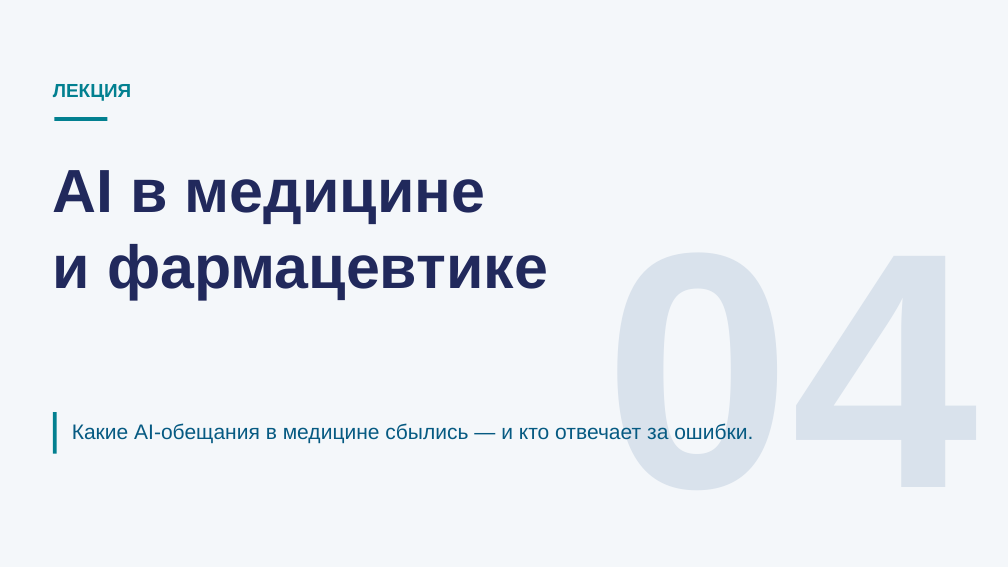
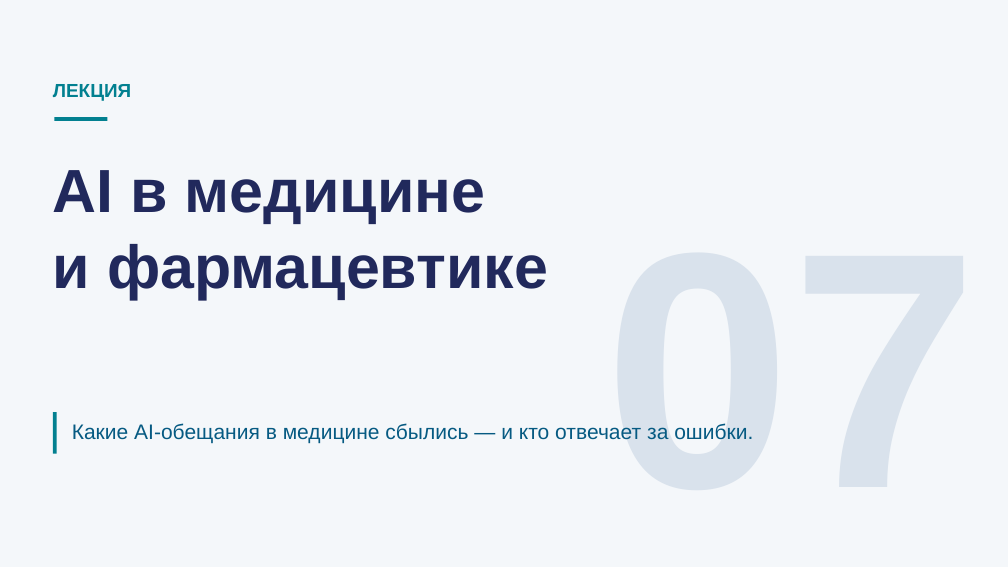
Before and after one commit to tellina-study/AI-usage-lessons, a slide deck: slide 2 of library/lectures/lec-04/rendered/lec-04.pptx. Drawn at 1008x567 pixels with LibreOffice and Linux fonts; fonts in the diff are those of the drawing. Boxes give left, top, right and bottom in pixels: in the first picture for what was removed or moved away, otherwise in the second. Text is boxed around its words. In the diff, an @@ line names an element or a change of style, - is before the commit and + after.

```diff
--- a/library/lectures/lec-04/rendered/lec-04.pptx
+++ b/library/lectures/lec-04/rendered/lec-04.pptx
@@ text at (x1=605, y1=423, x2=979, y2=440): text changed @@
-04
+07
```
Also in this commit, not shown: 2 other slides changed, 1 slide added, 1 slide removed, 11 other files.
